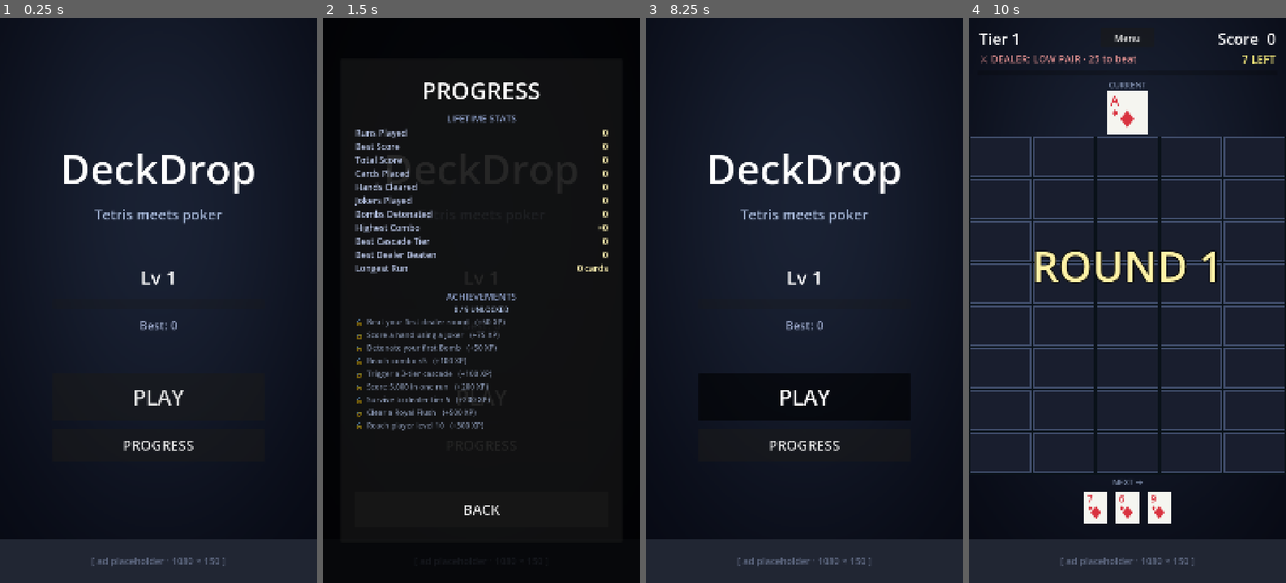
Above: before the commit, frames 1-4 (left to right).
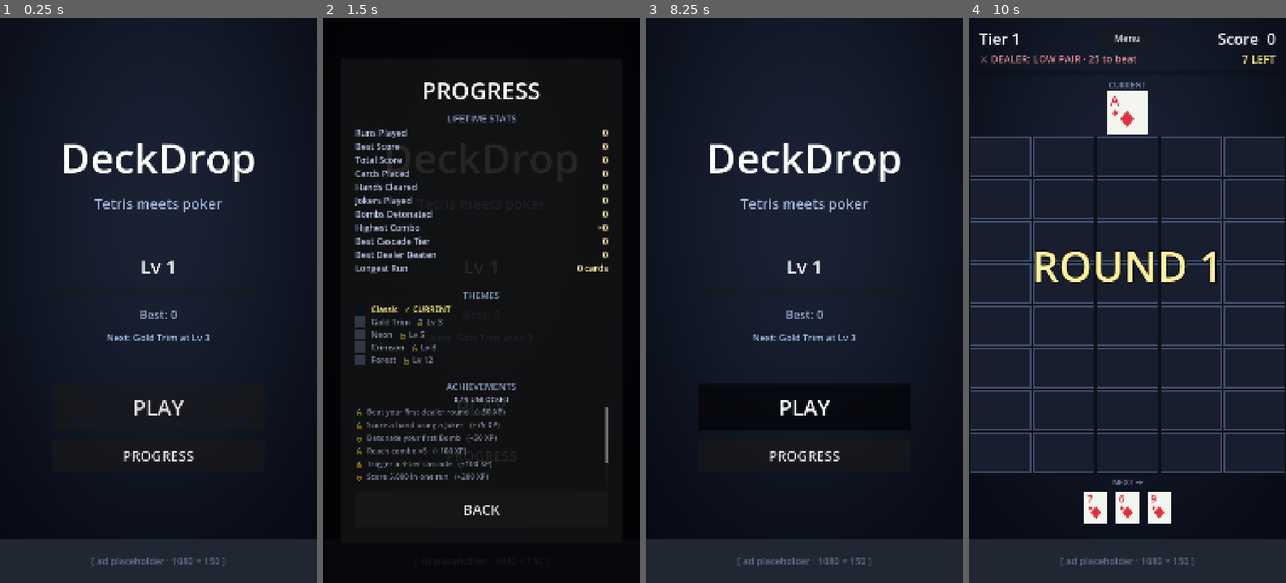
Above: after the commit, the same moments.

Repository: KrisCagle/Godot-CardStack
Game: Godot game, scene res://scenes/Title.tscn
Two runs of this game, one before a commit and one after it. Both use one fixed random seed, a clock stepped at 60 frames per second and the inputs below.
Inputs (mouse positions are in pixels of both pictures, inside the frame that each line leads up to):
- Up to frame 1 (0.25 s): no input
- Up to frame 2 (1.5 s): click "PROGRESS" at 0.5 s; click "PLAY" at 1.25 s
- Up to frame 3 (8.25 s): click "PLAY" at 2 s; click "PROGRESS" at 2.75 s; click "PLAY" at 3.5 s; click "PROGRESS" at 4.25 s; click "BACK" at 5 s; tap Enter at 5.75, 7.25 s; move the mouse to (874, 272) at 5.77 s; click (874, 272) at 5.92 s; tap Space at 6.5, 8 s; move the mouse to (741, 328) at 6.52 s; click (741, 328) at 6.67 s; move the mouse to (836, 176) at 7.27 s; click (836, 176) at 7.42 s; move the mouse to (788, 413) at 8.02 s; click (788, 413) at 8.17 s
- Up to frame 4 (10 s): click "Menu" at 8.75 s; tap Enter at 9.5 s; move the mouse to (1222, 385) at 9.52 s; click (1222, 385) at 9.67 s

The runs differ from the first frame. In frame 1, 4.0% of the frame differs, in the area x 20-81%, y 22-79%; in frame 2, 4.1%; in frame 3, 4.6%; in frame 4, nothing differs.

Commit message:
Add cosmetic themes + unlock track on Title
5 themes defined in scripts/themes.gd, each {id, name, unlock_level,
card_face, card_border, card_text_red, card_text_black, felt}:
  - Classic    (Lv 1)  cream cards, navy text, dark blue felt
  - Gold Trim  (Lv 3)  cream cards w/ gold borders, deep-purple felt
  - Neon       (Lv 5)  dark cards, cyan text, magenta felt
  - Crimson    (Lv 8)  cream cards w/ red borders, deep-red felt
  - Forest     (Lv 12) ivory cards w/ green borders, forest felt

Themes.current() auto-applies the highest theme the player has
unlocked (gated by SaveData.level) — no picker UI needed, leveling
visibly transforms the look of the game. by_id, is_unlocked, and
next_unlock_for_level round out the static helpers.

Card.suit_color, CardView.draw_card, and PlayField._draw now read
colors from Themes.current() instead of hardcoded values. Specials
(Joker, Bomb) keep their warm gold/pink face tints so they remain
readable across every theme.

ProgressPanel grows a THEMES section between Stats and Achievements:
each theme row shows a felt-color swatch, the theme name, and its
status ("✓ CURRENT" for the active theme, "(unlocked)" for owned
themes the player has outgrown, "🔒 Lv N" for locked themes).

Title gets a "Next: Gold Trim at Lv 3" label under the best score so
the carrot is always visible. Once all themes are unlocked it switches
to "✨ All themes unlocked" in gold.

Diff:
--- a/DeckDrop/scenes/ProgressPanel.tscn
+++ b/DeckDrop/scenes/ProgressPanel.tscn
@@ -60,7 +60,26 @@
 theme_override_constants/separation = 4
 
 [node name="Spacer" type="Control" parent="Panel/VBox"]
-custom_minimum_size = Vector2(0, 16)
+custom_minimum_size = Vector2(0, 12)
+layout_mode = 2
+
+[node name="ThemesSection" type="VBoxContainer" parent="Panel/VBox"]
+layout_mode = 2
+theme_override_constants/separation = 6
+
+[node name="ThemesTitle" type="Label" parent="Panel/VBox/ThemesSection"]
+layout_mode = 2
+modulate = Color(0.55, 0.62, 0.78, 1)
+text = "THEMES"
+horizontal_alignment = 1
+theme_override_font_sizes/font_size = 32
+
+[node name="ThemesVBox" type="VBoxContainer" parent="Panel/VBox/ThemesSection"]
+layout_mode = 2
+theme_override_constants/separation = 4
+
+[node name="Spacer2" type="Control" parent="Panel/VBox"]
+custom_minimum_size = Vector2(0, 12)
 layout_mode = 2
 
 [node name="AchievementsSection" type="VBoxContainer" parent="Panel/VBox"]
--- a/DeckDrop/scenes/Title.tscn
+++ b/DeckDrop/scenes/Title.tscn
@@ -72,6 +72,13 @@
 horizontal_alignment = 1
 theme_override_font_sizes/font_size = 40
 
+[node name="NextUnlockLabel" type="Label" parent="CenterColumn"]
+layout_mode = 2
+modulate = Color(0.65, 0.78, 0.95, 1)
+text = ""
+horizontal_alignment = 1
+theme_override_font_sizes/font_size = 32
+
 [node name="Spacer2" type="Control" parent="CenterColumn"]
 custom_minimum_size = Vector2(0, 80)
 layout_mode = 2
--- a/DeckDrop/scripts/card.gd
+++ b/DeckDrop/scripts/card.gd
@@ -64,6 +64,7 @@
 		return Color(0.95, 0.78, 0.25)
 	if kind == Kind.BOMB:
 		return Color(0.85, 0.30, 0.30)
+	var theme := Themes.current()
 	if suit == Suit.HEARTS or suit == Suit.DIAMONDS:
-		return Color(0.85, 0.20, 0.25)
-	return Color(0.10, 0.13, 0.20)
+		return theme.card_text_red
+	return theme.card_text_black
--- a/DeckDrop/scripts/card_view.gd
+++ b/DeckDrop/scripts/card_view.gd
@@ -36,8 +36,9 @@
 
 
 static func draw_card(canvas: Control, card: Card, rect: Rect2) -> void:
-	var face_color: Color = COLOR_CARD_FACE
-	var border_color: Color = COLOR_CARD_BORDER
+	var theme := Themes.current()
+	var face_color: Color = theme.card_face
+	var border_color: Color = theme.card_border
 	if card.is_bomb:
 		face_color = Color(1.00, 0.84, 0.82)
 		border_color = Color(0.55, 0.18, 0.18)
--- a/DeckDrop/scripts/playfield.gd
+++ b/DeckDrop/scripts/playfield.gd
@@ -308,8 +308,9 @@
 
 
 func _draw() -> void:
-	# Felt surface — slightly darker than the page so the play area has presence
-	draw_rect(Rect2(Vector2.ZERO, size), Color(0.04, 0.07, 0.10, 1.0), true)
+	# Felt surface — pulled from the active theme so leveling up visibly changes
+	# the table the cards sit on.
+	draw_rect(Rect2(Vector2.ZERO, size), Themes.current().felt, true)
 
 	for x in GRID_WIDTH:
 		for y in GRID_HEIGHT:
--- a/DeckDrop/scripts/progress_panel.gd
+++ b/DeckDrop/scripts/progress_panel.gd
@@ -6,6 +6,7 @@
 signal close_pressed
 
 @onready var stats_vbox: VBoxContainer = $Panel/VBox/StatsSection/StatsVBox
+@onready var themes_vbox: VBoxContainer = $Panel/VBox/ThemesSection/ThemesVBox
 @onready var achievements_vbox: VBoxContainer = $Panel/VBox/AchievementsSection/AchievementsScroll/AchievementsVBox
 @onready var unlocked_label: Label = $Panel/VBox/AchievementsSection/UnlockedLabel
 @onready var back_button: Button = $Panel/VBox/BackButton
@@ -18,6 +19,7 @@
 
 func show_progress() -> void:
 	_populate_stats()
+	_populate_themes()
 	_populate_achievements()
 	visible = true
 	modulate.a = 0.0
@@ -63,6 +65,42 @@
 		stats_vbox.add_child(row)
 
 
+func _populate_themes() -> void:
+	for c in themes_vbox.get_children():
+		c.queue_free()
+	var current_id := String(Themes.current().id)
+	for t in Themes.LIST:
+		var id := String(t.id)
+		var ul: int = int(t.unlock_level)
+		var unlocked := SaveData.level >= ul
+
+		var row := HBoxContainer.new()
+		row.size_flags_horizontal = SIZE_EXPAND_FILL
+
+		# Felt color swatch on the left previews the theme.
+		var swatch := ColorRect.new()
+		swatch.custom_minimum_size = Vector2(36, 36)
+		swatch.color = t.felt if unlocked else Color(0.20, 0.22, 0.28)
+		row.add_child(swatch)
+
+		var name_label := Label.new()
+		name_label.add_theme_font_size_override("font_size", 28)
+		name_label.size_flags_horizontal = SIZE_EXPAND_FILL
+		if unlocked:
+			if id == current_id:
+				name_label.text = "  %s   ✓ CURRENT" % String(t.name)
+				name_label.modulate = Color(1.00, 0.95, 0.50)
+			else:
+				name_label.text = "  %s   (unlocked)" % String(t.name)
+				name_label.modulate = Color(0.72, 0.85, 1.00)
+		else:
+			name_label.text = "  %s   🔒 Lv %d" % [String(t.name), ul]
+			name_label.modulate = Color(0.50, 0.55, 0.65)
+		row.add_child(name_label)
+
+		themes_vbox.add_child(row)
+
+
 func _populate_achievements() -> void:
 	for c in achievements_vbox.get_children():
 		c.queue_free()
--- /dev/null
+++ b/DeckDrop/scripts/themes.gd
@@ -0,0 +1,96 @@
+class_name Themes
+extends RefCounted
+## Visual themes — card face/border/text colors + table felt. Auto-applies the
+## highest-unlocked theme (gated by SaveData.level), so leveling up visibly
+## changes the look of the game without needing a picker UI.
+##
+## Specials (Joker, Bomb) override the face/border in CardView so their distinct
+## warm tints stay readable across every theme.
+
+const LIST := [
+	{
+		"id": "classic",
+		"name": "Classic",
+		"unlock_level": 1,
+		"card_face": Color(0.96, 0.96, 0.94),
+		"card_border": Color(0.20, 0.20, 0.25),
+		"card_text_red": Color(0.85, 0.20, 0.25),
+		"card_text_black": Color(0.10, 0.13, 0.20),
+		"felt": Color(0.04, 0.07, 0.10),
+	},
+	{
+		"id": "gold",
+		"name": "Gold Trim",
+		"unlock_level": 3,
+		"card_face": Color(0.98, 0.96, 0.88),
+		"card_border": Color(0.75, 0.58, 0.20),
+		"card_text_red": Color(0.78, 0.18, 0.22),
+		"card_text_black": Color(0.20, 0.15, 0.05),
+		"felt": Color(0.10, 0.05, 0.14),
+	},
+	{
+		"id": "neon",
+		"name": "Neon",
+		"unlock_level": 5,
+		"card_face": Color(0.10, 0.10, 0.18),
+		"card_border": Color(0.10, 0.85, 1.00),
+		"card_text_red": Color(1.00, 0.40, 0.70),
+		"card_text_black": Color(0.30, 0.95, 1.00),
+		"felt": Color(0.14, 0.04, 0.22),
+	},
+	{
+		"id": "crimson",
+		"name": "Crimson",
+		"unlock_level": 8,
+		"card_face": Color(0.98, 0.93, 0.93),
+		"card_border": Color(0.65, 0.10, 0.15),
+		"card_text_red": Color(0.78, 0.16, 0.22),
+		"card_text_black": Color(0.15, 0.07, 0.10),
+		"felt": Color(0.10, 0.02, 0.04),
+	},
+	{
+		"id": "forest",
+		"name": "Forest",
+		"unlock_level": 12,
+		"card_face": Color(0.96, 0.96, 0.90),
+		"card_border": Color(0.18, 0.45, 0.22),
+		"card_text_red": Color(0.85, 0.20, 0.25),
+		"card_text_black": Color(0.08, 0.18, 0.12),
+		"felt": Color(0.04, 0.10, 0.06),
+	},
+]
+
+
+# Returns the highest-unlock-level theme the player has access to.
+static func current() -> Dictionary:
+	var best: Dictionary = LIST[0]
+	for t in LIST:
+		var ul: int = int(t.get("unlock_level", 1))
+		if SaveData.level >= ul and ul >= int(best.get("unlock_level", 1)):
+			best = t
+	return best
+
+
+static func by_id(id: String) -> Dictionary:
+	for t in LIST:
+		if String(t.id) == id:
+			return t
+	return LIST[0]
+
+
+static func is_unlocked(theme_id: String) -> bool:
+	var t := by_id(theme_id)
+	return SaveData.level >= int(t.get("unlock_level", 1))
+
+
+# Returns the next-to-unlock theme based on the given level (or {} if all
+# themes are already available).
+static func next_unlock_for_level(level: int) -> Dictionary:
+	var next: Dictionary = {}
+	for t in LIST:
+		var ul: int = int(t.get("unlock_level", 1))
+		if ul <= level:
+			continue
+		if next.is_empty() or ul < int(next.get("unlock_level", 999999)):
+			next = t
+	return next
--- a/DeckDrop/scripts/title.gd
+++ b/DeckDrop/scripts/title.gd
@@ -3,6 +3,7 @@
 @onready var level_label: Label = $CenterColumn/LevelLabel
 @onready var xp_bar: ProgressBar = $CenterColumn/XPBar
 @onready var best_label: Label = $CenterColumn/BestLabel
+@onready var next_unlock_label: Label = $CenterColumn/NextUnlockLabel
 @onready var play_button: Button = $CenterColumn/PlayButton
 @onready var progress_button: Button = $CenterColumn/ProgressButton
 
@@ -23,6 +24,15 @@
 	xp_bar.value = float(SaveData.xp)
 	best_label.text = "Best: %d" % SaveData.best_score
 
+	var next_unlock := Themes.next_unlock_for_level(SaveData.level)
+	if next_unlock.is_empty():
+		next_unlock_label.text = "✨  All themes unlocked"
+		next_unlock_label.modulate = Color(1.0, 0.95, 0.55)
+	else:
+		next_unlock_label.text = "Next: %s at Lv %d" % \
+			[String(next_unlock.name), int(next_unlock.unlock_level)]
+		next_unlock_label.modulate = Color(0.65, 0.78, 0.95)
+
 
 func _on_play_pressed() -> void:
 	get_tree().change_scene_to_file("res://scenes/Game.tscn")
Not shown, added: DeckDrop/scripts/achievements.gd.uid
Not shown, added: DeckDrop/scripts/progress_panel.gd.uid
